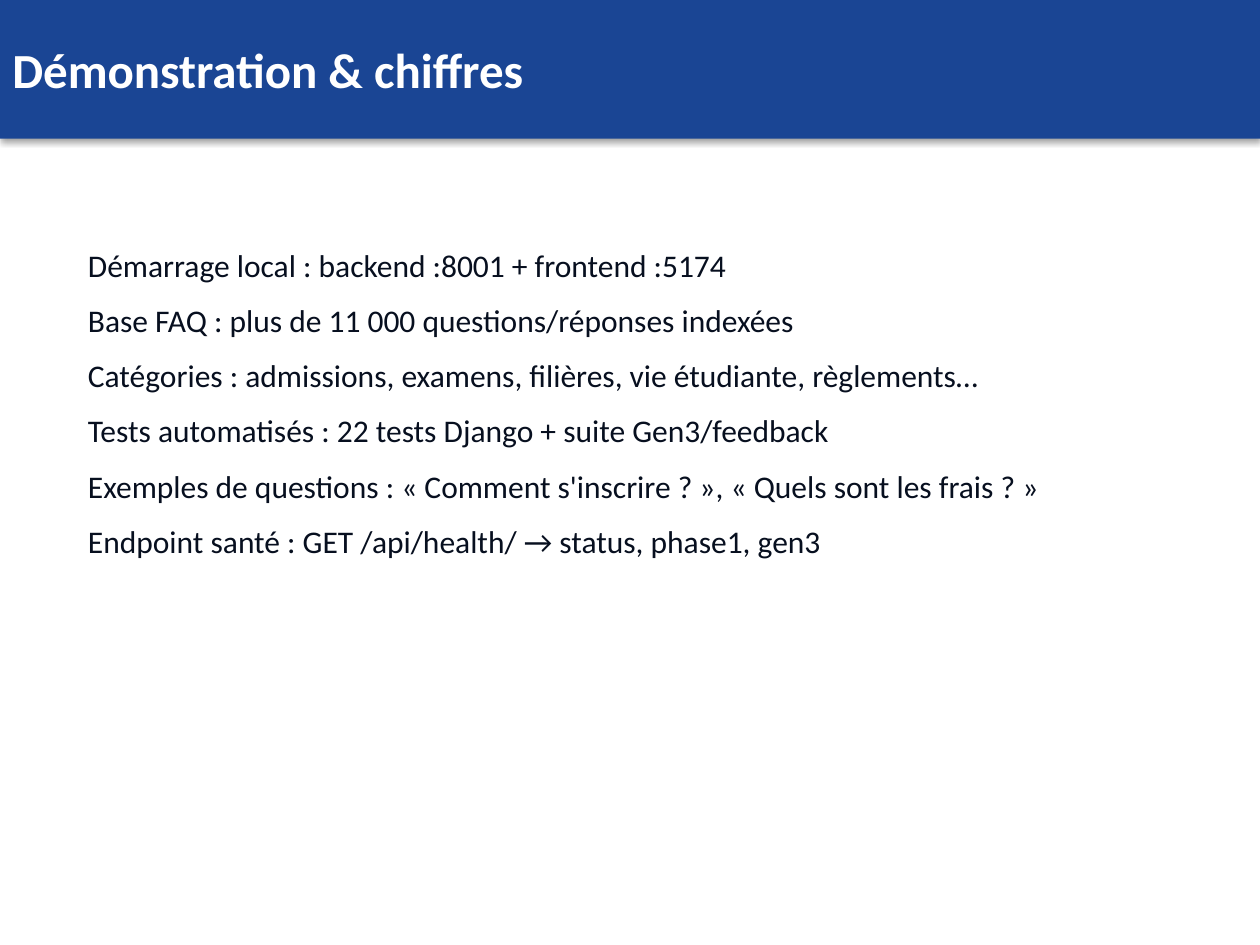
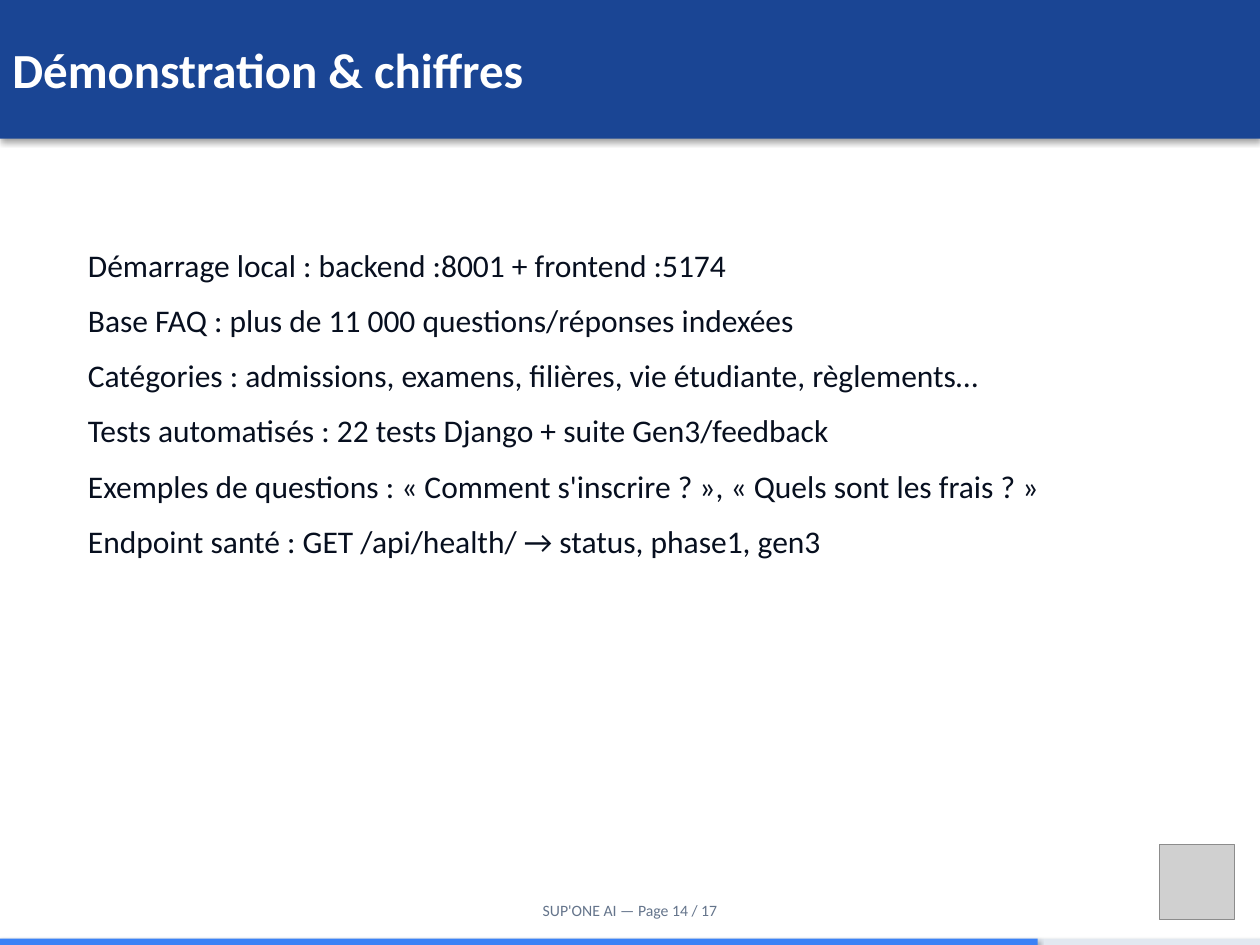
Before and after one commit to nkoumougrinnel/ChatBot, a slide deck: slide 14 of docs/SUPONE_AI_Club_Informatique_SUPPTIC.pptx (slide 10 before the commit). Drawn at 1260x945 pixels with LibreOffice and Linux fonts; fonts in the diff are those of the drawing; grey boxes stand for pictures. Boxes give left, top, right and bottom in pixels: in the first picture for what was removed or moved away, otherwise in the second. Text is boxed around its words. In the diff, an @@ line names an element or a change of style, - is before the commit and + after.

```diff
--- a/docs/SUPONE_AI_Club_Informatique_SUPPTIC.pptx
+++ b/docs/SUPONE_AI_Club_Informatique_SUPPTIC.pptx
@@ picture added at (1159,844,1235,920) @@
@@ text added at (543,905,717,919), 9 pt, text #64748B @@
+SUP'ONE AI — Page 14 / 17
@@ rectangle added at (0,939,1260,945), fill #E2E8F0 @@
@@ rectangle added at (0,939,1038,945), fill #3B82F6 @@
```
Also in this commit, not shown: 11 other slides changed, 5 slides added, 2 other files.
